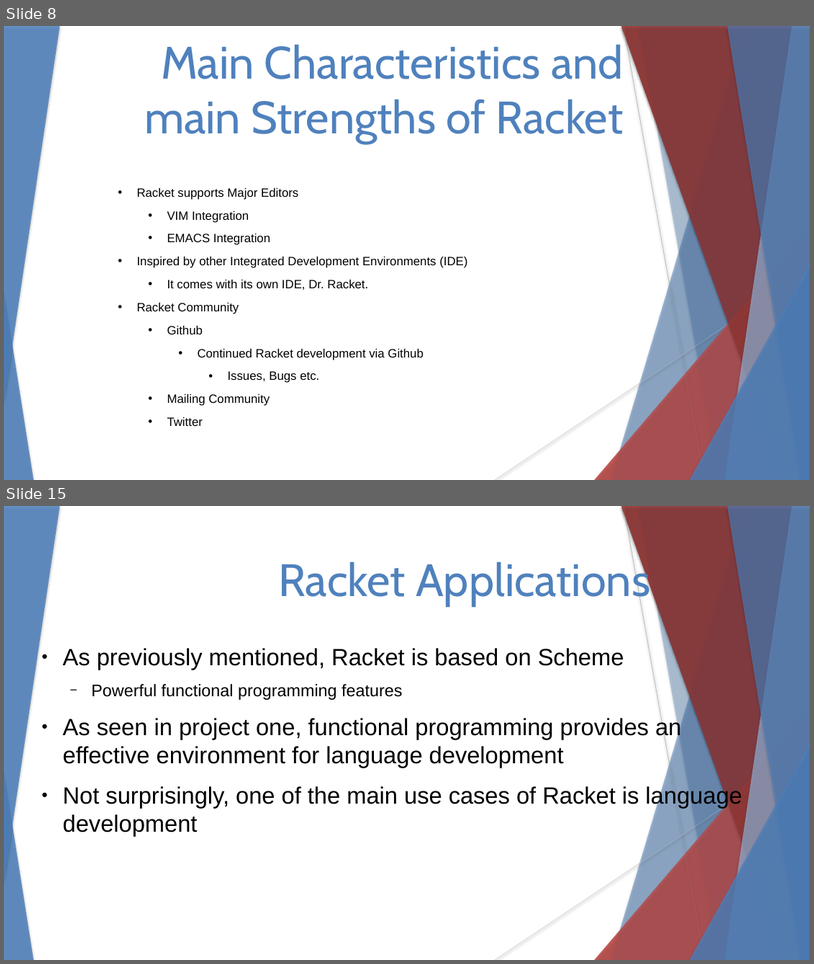
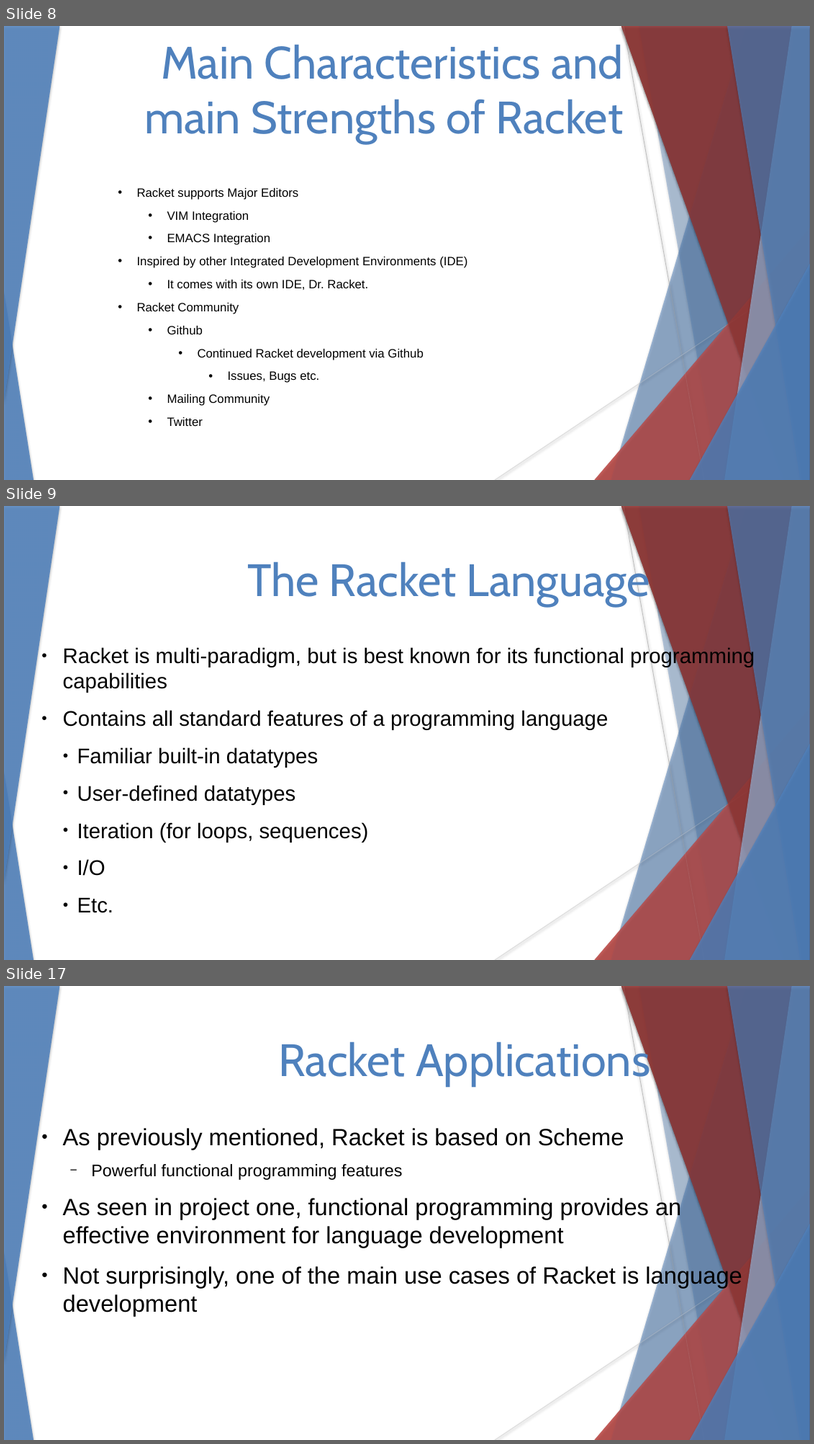
Before and after one commit to stevester94/CSC201_Project, a slide deck: CSC201Sec3Proj3Team4.pptx. Shown one above the other, each under a label of ours: slides 8 and 15 before the commit, slides 8, 9 and 17 after it; the slides between them are not shown. The pictures are 814x964 and 814x1444 pixels, drawn with LibreOffice and Linux fonts; fonts in the diff are those of the drawing. Boxes give left, top, right and bottom in pixels: in the first picture for what was removed or moved away, otherwise in the second. Text is boxed around its words. In the diff, an @@ line names an element or a change of style, - is before the commit and + after.

Commit message:
added racket language reference

```diff
--- a/CSC201Sec3Proj3Team4.pptx
+++ b/CSC201Sec3Proj3Team4.pptx
@@ slide 9 added at [4, 506, 810, 960], background #FFFFFF; not listed: 18 template elements that a slide beside it also shows @@
@@ text added at [247, 558, 651, 607], 54 pt, text #4F81BD @@
+The Racket Language
@@ text added at [63, 646, 755, 913], 25.2 pt, text #000000 @@
+● Racket is multi-paradigm, but is best known for its functional programming capabilities
+● Contains all standard features of a programming language
+    ● Familiar built-in datatypes
+    ● User-defined datatypes
+    ● Iteration (for loops, sequences)
+    ● I/O
+    ● Etc.
@@ what was slide 15 is now slide 17 @@
```
Also in this commit, not shown: 8 slides changed, 1 other slide added.
